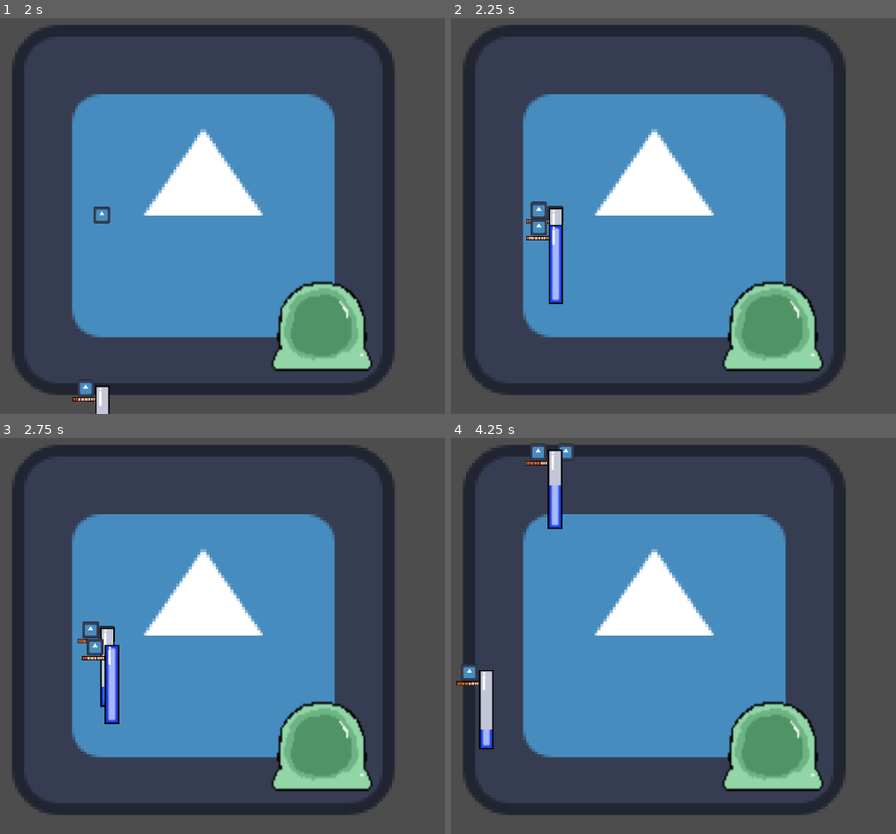
Above: before the commit, frames 1-4 (two rows, left to right).
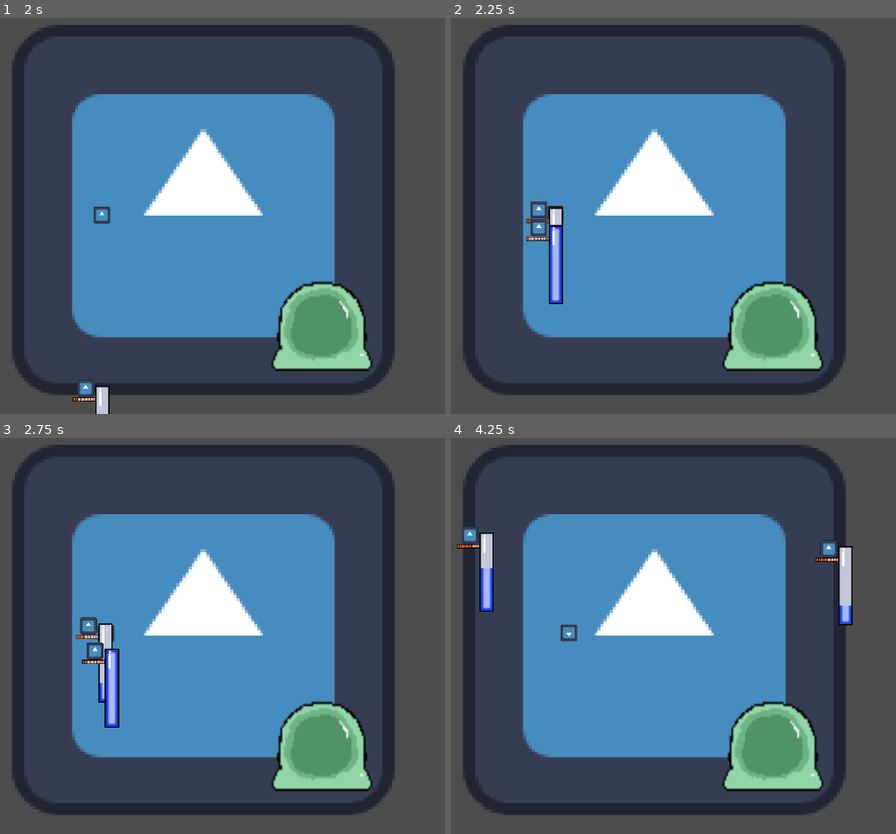
Above: after the commit, the same moments.

Repository: Eagleast/No_platform_the_game
Game: Godot game, scene res://Scenes/jumper_scene.tscn
The game is run twice, just before and just after one commit, with the same random seed, the same clock (stepped at 60 frames per second) and the same inputs. The engine's default icon, where the game draws it, is replaced by a stand-in: a white triangle on a blue panel in a dark square.
Inputs (mouse positions are in pixels of both pictures, inside the frame that each line leads up to):
- Up to frame 1 (2 s): tap Enter at 0.5 s; move the mouse to (351, 196) at 0.52 s; hold D (move_right) 0.53-1.28 s; tap Space (boost) at 0.6 s; tap R (reset) at 1.25 s; move the mouse to (53, 235) at 1.27 s; hold S (move_down) from 1.28 s (still down); tap Shift (dash) at 1.35 s
- Up to frame 2 (2.25 s): tap R (reset) at 2 s; move the mouse to (718, 128) at 2.02 s; release S (move_down) at 2.03 s; hold D (move_right) from 2.03 s (still down); tap Space (boost) at 2.1 s
- Up to frame 3 (2.75 s): keep holding D (move_right)
- Up to frame 4 (4.25 s): move the mouse to (611, 715) at 2.77 s; release D (move_right) at 2.78 s; hold W (move_up) 2.78-3.53 s; tap Shift (dash) at 2.85 s; move the mouse to (855, 695) at 3.52 s; hold A (move_left) from 3.53 s (still down); tap Space (boost) at 3.6 s

Frame 1 is identical in both runs. In frame 2, 0.2% of the frame differs, in the area x 16-26%, y 46-73%; in frame 3, 0.8%; in frame 4, 3.5%, in the area x 1-91%, y 1-79%.

Commit message:
players can bump each others

Diff:
--- a/Scenes/jumper_scene.tscn
+++ b/Scenes/jumper_scene.tscn
@@ -1,8 +1,9 @@
-[gd_scene load_steps=6 format=3 uid="uid://8l50u8maqmrn"]
+[gd_scene load_steps=7 format=3 uid="uid://8l50u8maqmrn"]
 
 [ext_resource type="Script" path="res://Scenes/main_scene.gd" id="1_e2qxm"]
 [ext_resource type="Texture2D" uid="uid://brtt04gm73rop" path="res://icon.svg" id="1_jxg68"]
 [ext_resource type="PackedScene" uid="uid://28aqvkm6d43v" path="res://Scenes/world/death_zone.tscn" id="5_c5fig"]
+[ext_resource type="Script" path="res://Scenes/world/death_zone.gd" id="5_e0vrn"]
 [ext_resource type="PackedScene" uid="uid://ccih1ofbh8min" path="res://Scenes/world/bumper.tscn" id="5_pty02"]
 
 [sub_resource type="RectangleShape2D" id="RectangleShape2D_mfd2g"]
@@ -49,6 +50,7 @@
 
 [node name="death_zone" parent="." instance=ExtResource("5_c5fig")]
 position = Vector2(893, 974)
+script = ExtResource("5_e0vrn")
 
 [node name="Camera2D" type="Camera2D" parent="."]
 position = Vector2(-189, -27)
@@ -56,3 +58,5 @@
 scale = Vector2(22.9162, 4.64)
 offset = Vector2(1000, 0)
 zoom = Vector2(0.215, 0.215)
+
+[connection signal="body_entered" from="death_zone" to="death_zone" method="_on_body_entered"]
--- a/Scenes/player/jumper.gd
+++ b/Scenes/player/jumper.gd
@@ -11,6 +11,7 @@
 @onready var dash_activation = $Dash/dash_activation
 @onready var ui = $Control
 
+var bumpable = true
 var prev_vel = 0
 var moving = true
 var starting_pos = Vector2(0,0)
@@ -40,7 +41,6 @@
 	set_contact_monitor(true)
 	set_max_contacts_reported(5)
 	lock_rotation = true
-	death_zone.body_entered.connect(_on_death_zone_area_entered)
 
 func _integrate_forces(state):
 	if is_dead:
@@ -105,12 +105,15 @@
 		for collider in colliding_bodies:
 			if collider.is_in_group("bumper") and collider.bumpable:
 				prout.play()
-				collider.stop_bump()
+				collider.bumped()
 				var collider_dir = get_collider_dir(collider)
 				apply_central_impulse(collider_dir.normalized() * (speed.length() + 1) * bumpiness)
 				print("linear velocity : ", speed.length())
 			else:
 				pass
+
+func bumped():
+	pass
 
 func get_collider_dir(collider):
 	var global_dir : Vector2 = global_position - collider.global_position
@@ -136,10 +139,6 @@
 	linear_velocity = Vector2(0,0)
 	is_dead = false
 
-func _on_death_zone_area_entered(_body):
-	if _body == self:
-		game_over()
-
 func try_dash():
 	if dash_reloading.is_stopped() and dash_activation.is_stopped():
 		dash_activation.start()
--- a/Scenes/player/jumper.tscn
+++ b/Scenes/player/jumper.tscn
@@ -22,7 +22,7 @@
 [sub_resource type="CircleShape2D" id="CircleShape2D_7wnkw"]
 radius = 64.1249
 
-[node name="Jumper" type="RigidBody2D" groups=["player"]]
+[node name="Jumper" type="RigidBody2D" groups=["bumper", "player"]]
 position = Vector2(0, -63)
 physics_material_override = SubResource("PhysicsMaterial_acnxy")
 gravity_scale = 0.0
--- a/Scenes/world/bumper.gd
+++ b/Scenes/world/bumper.gd
@@ -7,6 +7,9 @@
 func _ready():
 	lock_rotation = true
 
+func bumped():
+	stop_bump()
+
 func stop_bump():
 	sprite_2d.flip_v = false
 	bumpable = false
--- /dev/null
+++ b/Scenes/world/death_zone.gd
@@ -0,0 +1,5 @@
+extends Area2D
+
+func _on_body_entered(body):
+	if body.is_in_group("player"):
+		body.game_over()
